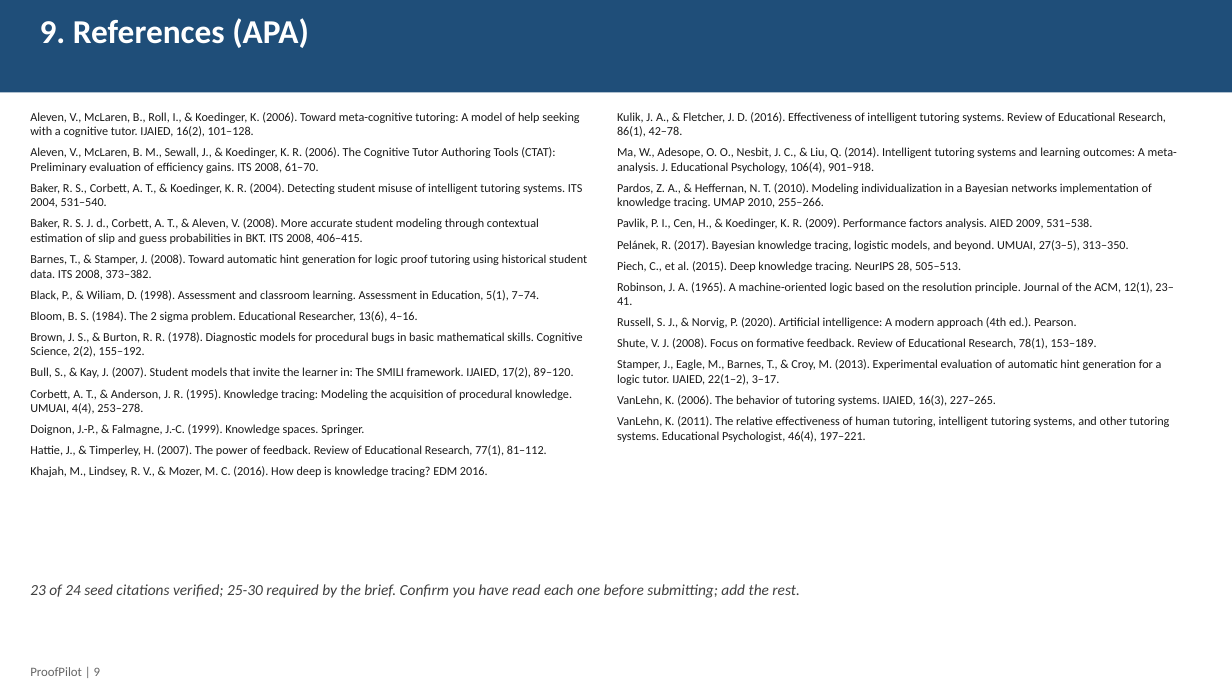
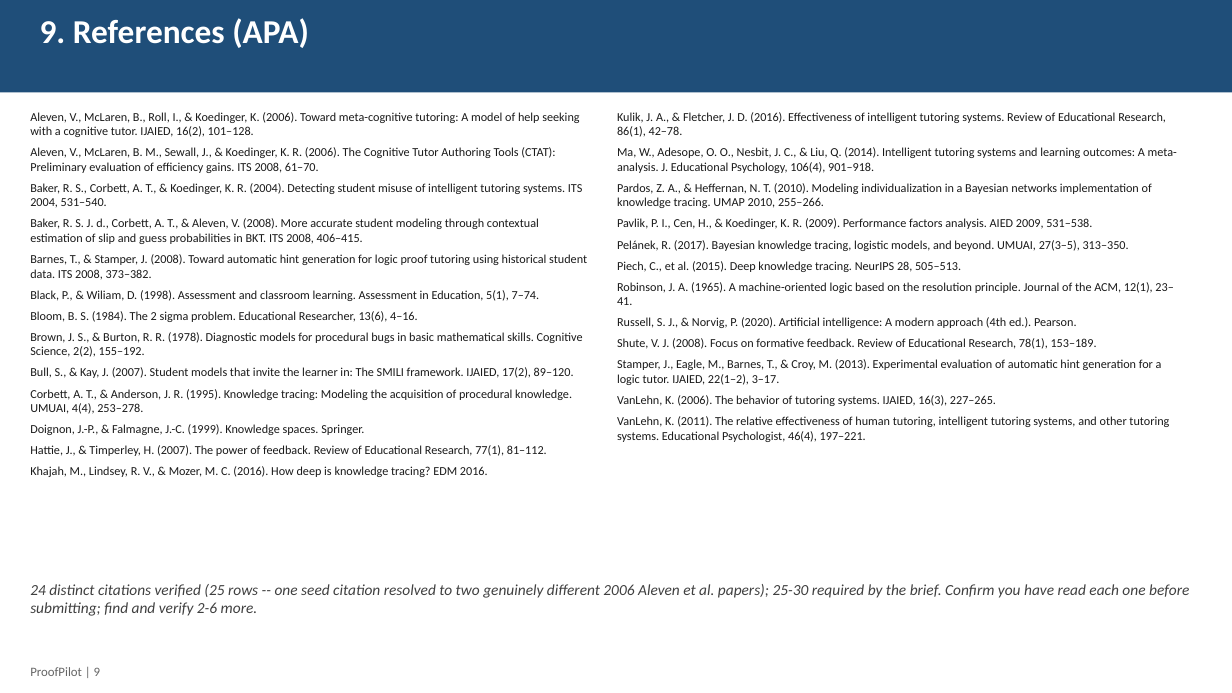
Before and after one commit to ujwal2311/proofpilot, a slide deck: slide 9 of docs/report/ProofPilot_Progress_Report.pptx. Drawn at 1232x693 pixels with LibreOffice and Linux fonts; fonts in the diff are those of the drawing. Boxes give left, top, right and bottom in pixels: in the first picture for what was removed or moved away, otherwise in the second. Text is boxed around its words. In the diff, an @@ line names an element or a change of style, - is before the commit and + after.

```diff
--- a/docs/report/ProofPilot_Progress_Report.pptx
+++ b/docs/report/ProofPilot_Progress_Report.pptx
@@ text at <box>30,584,1189,616</box>: text changed @@
-23 of 24 seed citations verified; 25-30 required by the brief. Confirm you have read each one before submitting; add the rest.
+24 distinct citations verified (25 rows -- one seed citation resolved to two genuinely different 2006 Aleven et al. papers); 25-30 required by the brief. Confirm you have read each one before submitting; find and verify 2-6 more.
```
Also in this commit, not shown: 5 other slides changed, 1 slide added, 12 other files.
